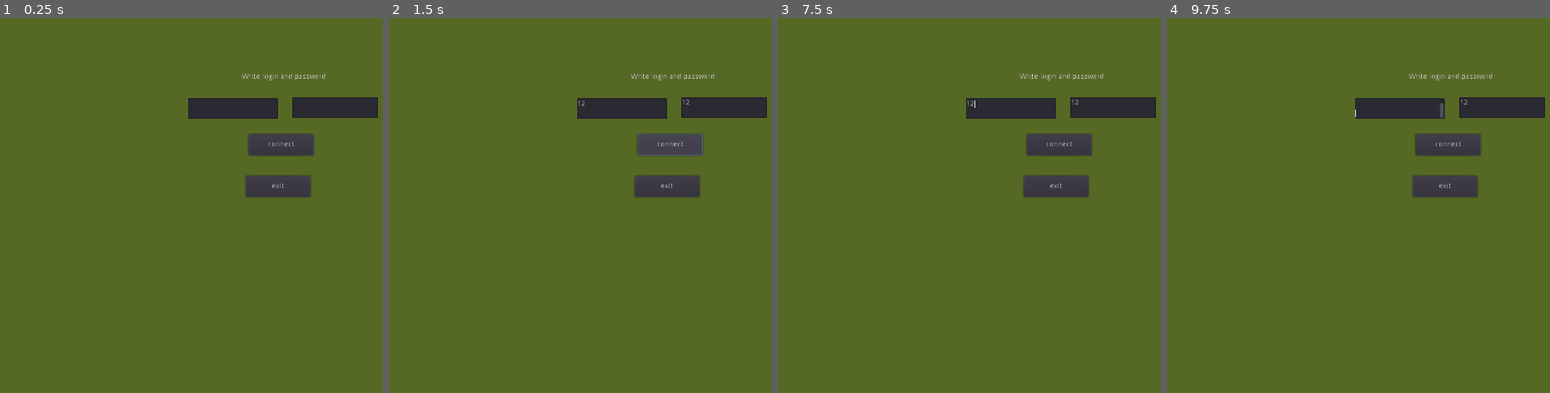
Above: before the commit, frames 1-4 (left to right).
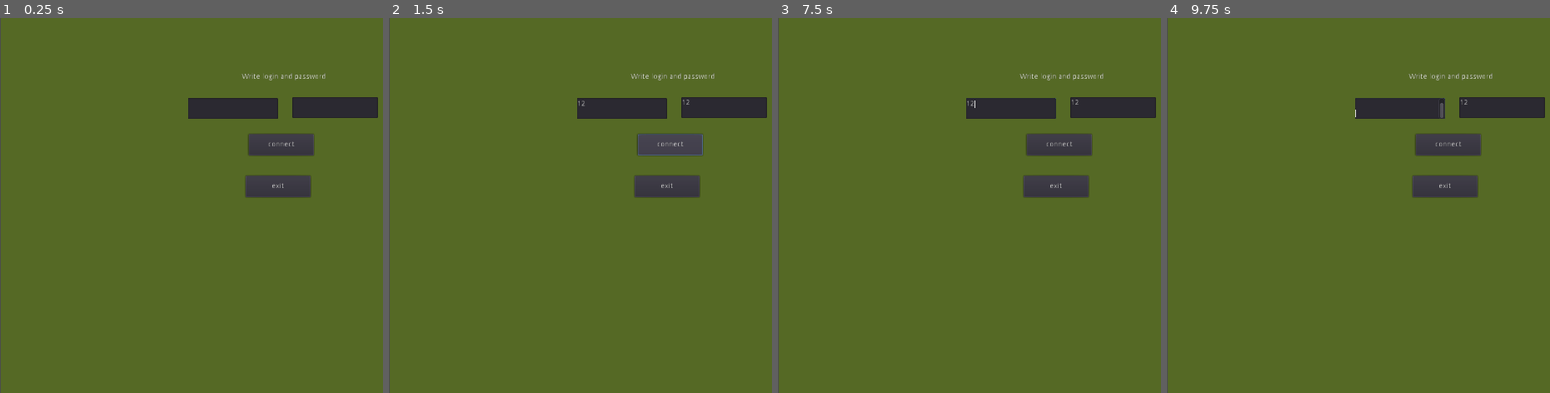
Above: after the commit, the same moments.

Repository: nikita-o/practice_godot
Game: Godot game, scene res://Connect_menu.tscn
Two runs of this game, one before a commit and one after it. Both use one fixed random seed, a clock stepped at 60 frames per second and the inputs below.
Inputs (mouse positions are in pixels of both pictures, inside the frame that each line leads up to):
- Up to frame 1 (0.25 s): no input
- Up to frame 2 (1.5 s): click (622, 108) at 0.52 s; type "12" at 0.6 s; click (722, 108) at 0.75 s; type "12" at 0.83 s; click "connect" at 1.25 s
- Up to frame 3 (7.5 s): move the mouse to (outside the picture) at 2.02 s; click (outside the picture) at 2.17 s; drag from (977, 224) to (1076, 280) at 2.77 s; move the mouse to (outside the picture) at 3.52 s; click (outside the picture) at 3.67 s; drag from (1076, 280) to (912, 149) at 4.27 s; move the mouse to (outside the picture) at 5.02 s; click (outside the picture) at 5.17 s; drag from (912, 149) to (1011, 111) at 5.77 s; move the mouse to (1145, 205) at 6.52 s; click (1145, 205) at 6.67 s; drag from (1011, 111) to (977, 224) at 7.27 s
- Up to frame 4 (9.75 s): tap Enter at 8, 9.5 s; move the mouse to (outside the picture) at 8.02 s; click (outside the picture) at 8.17 s; tap Space at 8.75 s; drag from (1366, 224) to (1465, 280) at 8.77 s; move the mouse to (outside the picture) at 9.52 s; click (outside the picture) at 9.67 s

The runs differ from the first frame. In frame 1, 0.2% of the frame differs, in the area x 0-1%, y 0-100%; in frame 2, 0.2%; in frame 3, 0.2%; in frame 4, 0.2%.

Commit message:
little things

Diff:
--- a/Connect_menu.tscn
+++ b/Connect_menu.tscn
@@ -11,8 +11,8 @@
 }
 
 [node name="ColorRect" type="ColorRect" parent="."]
-margin_left = -1.0
-margin_right = 1302.0
+margin_left = 0.78186
+margin_right = 1303.78
 margin_bottom = 771.0
 rect_pivot_offset = Vector2( 287.596, 39.8398 )
 color = Color( 0.337255, 0.415686, 0.14902, 1 )
--- a/interface/interface.tscn
+++ b/interface/interface.tscn
@@ -79,7 +79,7 @@
 margin_top = 15.0
 margin_right = 282.0
 margin_bottom = 29.0
-text = "0"
+text = "150"
 
 [node name="Wood" type="Label" parent="Control/Panel2"]
 margin_left = 378.0
@@ -403,3 +403,12 @@
 __meta__ = {
 "_edit_use_anchors_": false
 }
+
+[node name="Error" type="Label" parent="Control"]
+visible = false
+modulate = Color( 1, 0, 0, 1 )
+margin_left = 15.7768
+margin_top = 687.011
+margin_right = 55.7768
+margin_bottom = 701.011
+text = "Error"
--- a/map/Map.tscn
+++ b/map/Map.tscn
@@ -6,6 +6,7 @@
 [ext_resource path="res://resources/world/Pipoya RPG Tileset 32x32/[A]_type3/not_animation/[A]Water5_pipo.png" type="Texture" id=4]
 [ext_resource path="res://resources/world/Pipoya RPG Tileset 32x32/[A]_type3/not_animation/[A]Water2_pipo.png" type="Texture" id=5]
 [ext_resource path="res://resources/world/Pipoya RPG Tileset 32x32/[Base]BaseChip_pipo.png" type="Texture" id=6]
+[ext_resource path="res://mob/Mob.tscn" type="PackedScene" id=7]
 [ext_resource path="res://resources/world/Pipoya RPG Tileset 32x32/SampleMap/[A]Grass_pipo.png" type="Texture" id=8]
 [ext_resource path="res://resources/world/Pipoya RPG Tileset 32x32/SampleMap/[A]Dirt_pipo.png" type="Texture" id=9]
 [ext_resource path="res://resources/world/Pipoya RPG Tileset 32x32/SampleMap/[Base]BaseChip_pipo.png" type="Texture" id=10]
@@ -2109,3 +2110,45 @@
 cell_size = Vector2( 32, 32 )
 format = 1
 tile_data = PoolIntArray( 65599, 3, 0, 917555, 2, 0, 1114169, 2, 0, 1376322, 0, 0, 1376324, 0, 0, 1507326, 0, 0, 144185 …(279 unchanged characters)…
+
+[node name="Mob" parent="." instance=ExtResource( 7 )]
+position = Vector2( 720, 112 )
+
+[node name="Mob2" parent="." instance=ExtResource( 7 )]
+position = Vector2( 1392, 80 )
+
+[node name="Mob3" parent="." instance=ExtResource( 7 )]
+position = Vector2( 2160, 208 )
+
+[node name="Mob4" parent="." instance=ExtResource( 7 )]
+position = Vector2( 2160, 880 )
+
+[node name="Mob5" parent="." instance=ExtResource( 7 )]
+position = Vector2( 1552, 1520 )
+
+[node name="Mob6" parent="." instance=ExtResource( 7 )]
+position = Vector2( 880, 1552 )
+
+[node name="Mob7" parent="." instance=ExtResource( 7 )]
+position = Vector2( 112, 1424 )
+
+[node name="Mob8" parent="." instance=ExtResource( 7 )]
+position = Vector2( 112, 752 )
+
+[node name="Mob9" parent="." instance=ExtResource( 7 )]
+position = Vector2( 1072, 784 )
+
+[node name="Mob10" parent="." instance=ExtResource( 7 )]
+position = Vector2( 1040, 912 )
+
+[node name="Mob11" parent="." instance=ExtResource( 7 )]
+position = Vector2( 1200, 848 )
+
+[node name="Mob12" parent="." instance=ExtResource( 7 )]
+position = Vector2( 1232, 720 )
+
+[node name="Mob13" parent="." instance=ExtResource( 7 )]
+position = Vector2( 112, 112 )
+
+[node name="Mob14" parent="." instance=ExtResource( 7 )]
+position = Vector2( 2160.17, 1520 )
--- a/mob/Mob.gd
+++ b/mob/Mob.gd
@@ -37,6 +37,8 @@
 			Animate = $Shooter3
 		7:
 			Animate = $Top_unit
+	$Mine.visible = false
+	$Label.visible = true
 	Animate.visible = true
 	Animate.play("default")
 
@@ -94,3 +96,7 @@
 	position_cell = pos
 	self.path += _path
 	set_process(true)
+
+func capture_mine(enemy):
+	if enemy: $Mine.color = Color(255,0,0)
+	else: $Mine.color = Color(0,255,0)
--- a/mob/Mob.tscn
+++ b/mob/Mob.tscn
@@ -426,6 +426,15 @@
 scale = Vector2( 0.5, 0.5 )
 script = ExtResource( 2 )
 
+[node name="Mine" type="ColorRect" parent="."]
+margin_left = -32.0
+margin_top = -32.0
+margin_right = 32.0
+margin_bottom = 32.0
+__meta__ = {
+"_edit_use_anchors_": false
+}
+
 [node name="Sprite" type="Sprite" parent="."]
 visible = false
 texture = ExtResource( 1 )
@@ -489,6 +498,7 @@
 frame = 9
 
 [node name="Label" type="Label" parent="."]
+visible = false
 modulate = Color( 1, 0, 0, 1 )
 margin_left = -15.6632
 margin_top = -49.1684
--- a/others_scripts/Client.gd
+++ b/others_scripts/Client.gd
@@ -59,6 +59,7 @@
 signal CaptureMine
 signal UpdateResources
 signal AttackTown
+signal Error_print
 
 func _ready():
 	pass
@@ -141,6 +142,7 @@
 
 func error_packet(id, msg):
 	print("\tErrorPocket: ", id, " msg: ", msg)
+	emit_signal("Error_print", msg)
 
 func _listener(_prm):
 	while connection.get_status() == StreamPeerTCP.STATUS_CONNECTED:
@@ -209,7 +211,7 @@
 				var _MAXactionPoints = connection.get_32()
 				var _rangeAttack = connection.get_32()
 				var _shootingDamage = connection.get_32()
-				self.call_deferred("emit_signal", "SpawnUnit", _position, _type_unit, _attack, _defense, _damage, _health, _MAXactionPoints, _rangeAttack, _shootingDamage)
+				self.call_deferred("emit_signal", "SpawnUnit", _id != id_player, _position, _type_unit, _attack, _defense, _damage, _health, _MAXactionPoints, _rangeAttack, _shootingDamage)
 			response.UpgradeTown:
 				var _id = connection.get_32()
 				var level = connection.get_32()
@@ -221,7 +223,7 @@
 				var _id = connection.get_32()
 				var _position = Vector2(connection.get_32(), connection.get_32())
 				var _type_cave = connection.get_32()
-				self.call_deferred("emit_signal","CaptureMine", _position)
+				self.call_deferred("emit_signal","CaptureMine", _position, _id != id_player)
 			response.Resources:
 				var _id = connection.get_32()
 				var gold = connection.get_32()
@@ -229,7 +231,6 @@
 				var rock = connection.get_32()
 				var crystall = connection.get_32()
 				self.call_deferred("update_resources", gold, wood, rock, crystall)
-#				self.call_deferred("emit_signal","UpdateResources", gold, wood, rock, crystall)
 			response.nextTurn:
 				var _id = connection.get_32()
 				self.call_deferred("next_turn", _id)
@@ -264,6 +265,7 @@
 func _action(button: int, pos: Vector2, param: int):
 	if !turn:
 		print("\nNOT our turn!\n")
+		emit_signal("Error_print", "NOT our turn!")
 		return
 	var data = StreamPeerBuffer.new()
 	data.put_32(button)
--- a/others_scripts/Game.gd
+++ b/others_scripts/Game.gd
@@ -34,7 +34,7 @@
 	_error = Client.connect("CaptureMine", self, "_capture_mine")
 	_error = Client.connect("UpdateResources", self, "update_resources")
 	_error = Client.connect("AttackTown", self, "attack_town")
-#	get_node("/root/Game/pause").visible = false
+	_error = Client.connect("Error_print", self, "print_error")
 
 func c_pause():
 	$pause/Control.visible = true
@@ -95,7 +95,7 @@
 	$interface/Control/Panel/Panel/rangeAttack.text = String(my_unit.rangeAttack)
 	$interface/Control/Panel/Panel/shootingDamage.text = String(my_unit.shootingDamage)
 
-func _spawn_unit(pos: Vector2, id, attack, defense, damage, health, actionPoints, rangeAttack, shootingDamage):
+func _spawn_unit(enemy, pos: Vector2, id, attack, defense, damage, health, actionPoints, rangeAttack, shootingDamage):
 	var u = unit.instance()
 	u.position = Vector2(pos.x * 32 + 16, pos.y * 32 + 16)
 	u.attack = attack
@@ -106,6 +106,8 @@
 	u.rangeAttack = rangeAttack
 	u.shootingDamage = shootingDamage
 	u.get_node("Label").text = String(u.health)
+	if enemy: u.get_node("Label").modulate = Color(0,0,255)
+	else: u.get_node("Label").modulate = Color(255,0,0)
 	u._initiz(id)
 	get_node("Map").add_child(u)
 	print("\tSpawn unit ", id)
@@ -124,14 +126,16 @@
 	$interface/Control/Panel/Panel/actionPoints.text = String(my_unit.actionPoints)
 	select_mob.health = defens_health
 	select_mob.get_node("Label").text = String(select_mob.health)
-	if (defens_health == 0):
+	if (defens_health <= 0):
 		get_node("Map").remove_child(select_mob)
 
 func attack_town(health_town):
 	print("\tTown hp = ", health_town)
 
-func _capture_mine(pos):
+func _capture_mine(pos, enemy):
 	print("\tcapture mine: ", pos)
+	emit_signal("click_cell", pos)
+	select_mob.capture_mine(enemy)
 
 func _move(end_pos, path, actionPoints, start_pos):
 	print("\tMoveUnit")
@@ -147,3 +151,9 @@
 	$interface/Control/Panel2/Rock.text = String(Rock)
 	$interface/Control/Panel2/Crystal.text = String(Crystall)
 # --------------------------- #
+
+func print_error(_text):
+	$interface/Control/Error.text = _text
+	$interface/Control/Error.visible = true
+	yield(get_tree().create_timer(5.0), "timeout")
+	$interface/Control/Error.visible = false
--- a/pause.tscn
+++ b/pause.tscn
@@ -5,6 +5,7 @@
 [node name="pause" type="CanvasLayer"]
 
 [node name="Control" type="Control" parent="."]
+visible = false
 margin_right = 40.0
 margin_bottom = 40.0
 script = ExtResource( 1 )
Not shown: 1 places in map/Map.tscn that only renumber resources
